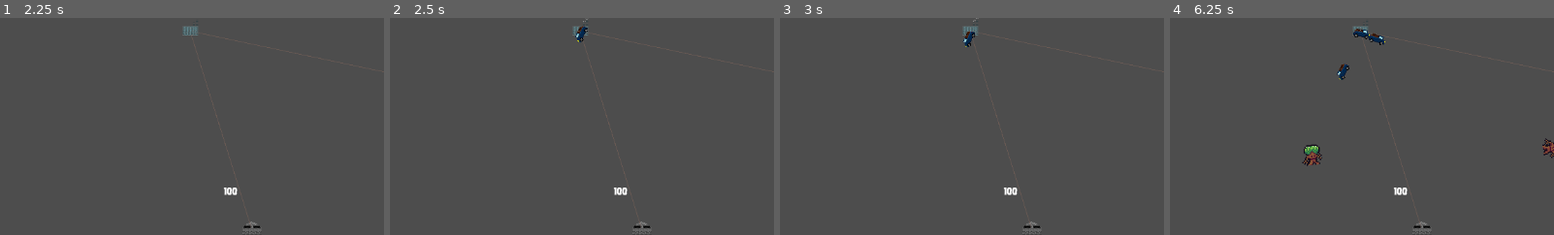
Above: before the commit, frames 1-4 (left to right).
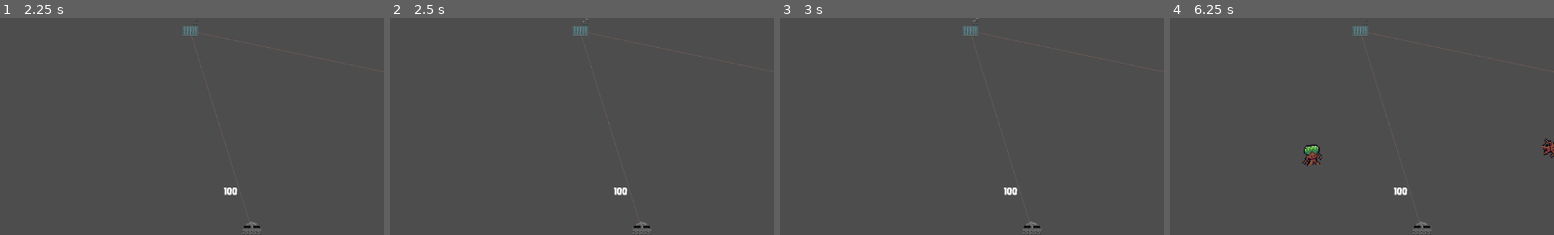
Above: after the commit, the same moments.

Repository: lewis785/ludum-dare-53
Game: Godot game, scene res://scenes/davids_scene.tscn
Two runs of this game, one before a commit and one after it. Both use one fixed random seed, a clock stepped at 60 frames per second and the inputs below. This scene is started directly instead of the project's main scene.
Inputs (mouse positions are % of the whole screen's width and height, from its top left):
- Up to frame 1 (2.25 s): tap Enter at 0.5, 2 s; move the mouse to (75, 35) at 0.52 s; press the mouse at (75, 35) at 0.53 s; tap Space at 1.25 s; move the mouse to (33, 62) at 1.27 s; release the mouse at (33, 62) at 1.28 s; click (33, 62) at 1.35 s; move the mouse to (20, 35) at 2.02 s; hold S (camera_down) from 2.03 s (still down)
- Up to frame 2 (2.5 s): keep holding S (camera_down); click (20, 35) at 2.3 s
- Up to frame 3 (3 s): tap Space at 2.75 s; move the mouse to (55, 50) at 2.77 s; release S (camera_down) at 2.78 s; tap A (camera_left) at 2.85 s
- Up to frame 4 (6.25 s): click (55, 50) at 3.05 s; move the mouse to (35, 25) at 3.52 s; hold D (camera_right) 3.53-4.28 s; click (35, 25) at 3.8 s; move the mouse to (73, 45) at 4.27 s; tap W (camera_up) at 4.35 s; click (73, 45) at 4.55 s; move the mouse to (30, 55) at 5.02 s; hold Q (camera_zoom_in) 5.03-5.78 s; click (30, 55) at 5.3 s; move the mouse to (60, 28) at 5.77 s; tap E (camera_zoom_out) at 5.85 s; click (60, 28) at 6.05 s
The pictures show only the part of the screen within x 0-50%, y 14-64%; the shares and areas given below are measured in that part.

Frame 1 is identical in both runs. In frame 2, 0.1% of the frame differs, in the area x 48-52%, y 3-12%; in frame 3, 0.1%; in frame 4, 0.4%, in the area x 43-57%, y 4-29%.

Commit message:
ADD send trucks to structures when clicked

Diff:
--- a/scenes/structure/structure.gd
+++ b/scenes/structure/structure.gd
@@ -176,8 +176,8 @@
 
 
 func _on_structure_area_2d_input_event(viewport: Node, event: InputEvent, shape_idx):
-	if event.is_action_pressed("click"):
-		signal_bus.emit_signal("send_supply_to_structure")
+	if event.is_action_pressed("active"):
+		signal_bus.emit_signal("send_supply_to_structure", self)
 	pass # Replace with function body.
 
 
--- a/scenes/supply_truck/truck_coordinator.gd
+++ b/scenes/supply_truck/truck_coordinator.gd
@@ -17,11 +17,16 @@
 
 	return structures
 
+func send_to_structure(structure: Structure):
+	print(structure)
+	send_truck(structure.position)
+
 # Called when the node enters the scene tree for the first time.
 func _ready():
 	var start_location = self.position
 	var depot_supplies = self.get_parent().supply_store_instance
-	pass
+	var signal_bus = get_node("/root/SignalBus")
+	signal_bus.connect('send_supply_to_structure', send_to_structure)
 
 func send_truck(location: Vector2):
 	if (depot_supplies && !depot_supplies.has_required_supplies(20)):
@@ -33,9 +38,9 @@
 	add_child(truck)
 
 
-func _input(event):
-	if(event is InputEventMouseButton and event.pressed and event.button_index == MOUSE_BUTTON_LEFT):
-		send_truck(self.get_local_mouse_position() + self.global_position)
+#func _input(event):
+#	if(event is InputEventMouseButton and event.pressed and event.button_index == MOUSE_BUTTON_LEFT):
+#		send_truck(self.get_local_mouse_position() + self.global_position)
 
 # Called every frame. 'delta' is the elapsed time since the previous frame.
 func _process(delta):
--- a/scripts/signal_bus.gd
+++ b/scripts/signal_bus.gd
@@ -2,7 +2,7 @@
 
 signal update_ownership
 signal do_damage_to_enemy
-signal send_supply_to_structure
+signal send_supply_to_structure(structure: Structure)
 
 # Called when the node enters the scene tree for the first time.
 func _ready():
